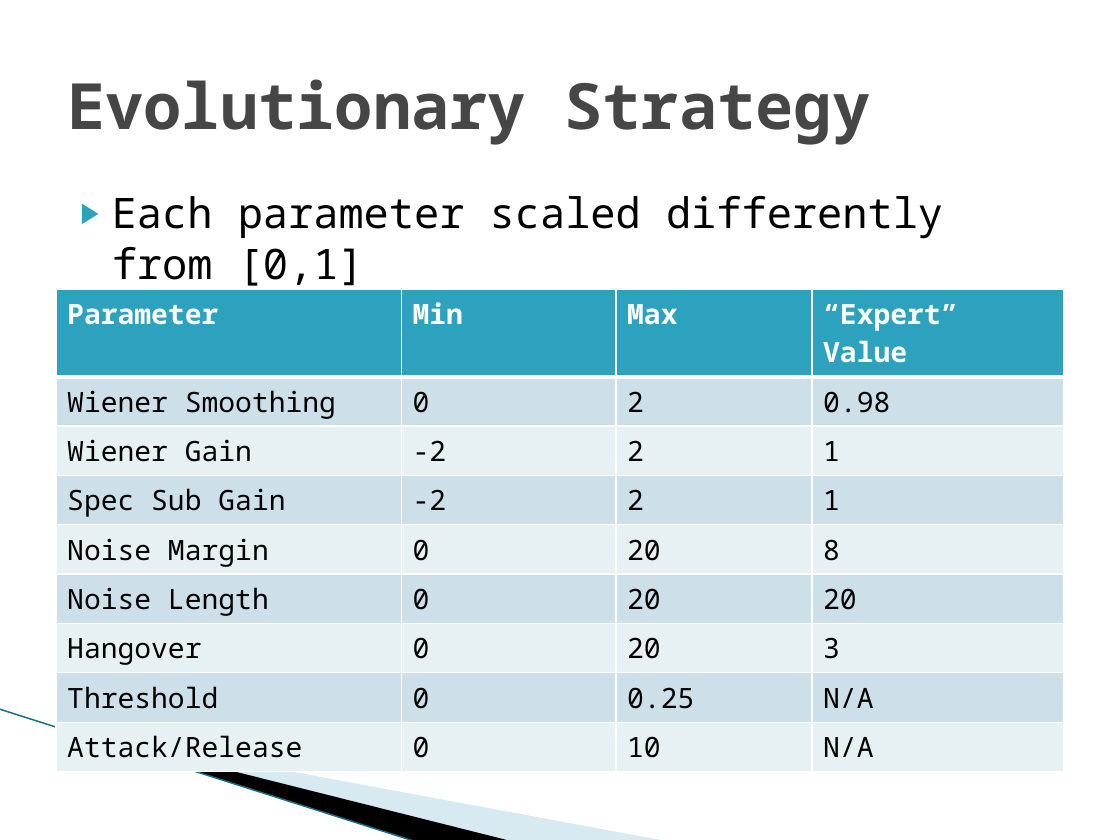
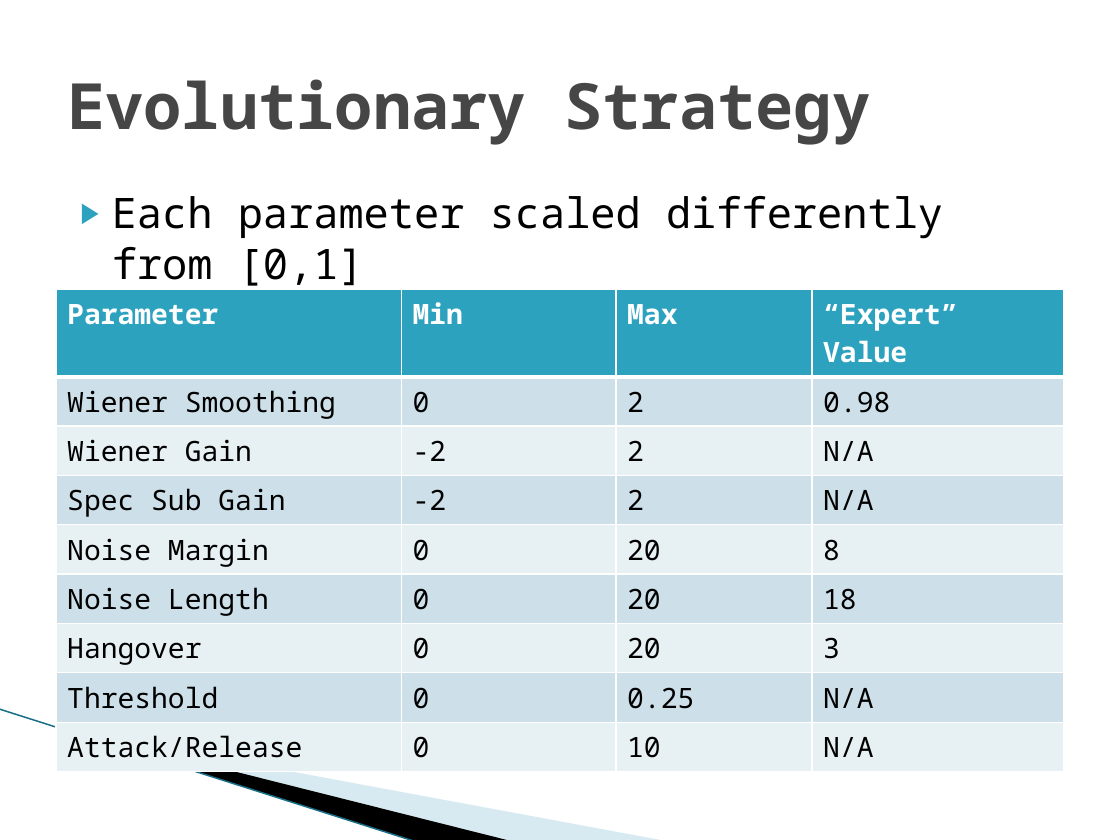
Before and after one commit to vfasburg/cse_848, a slide deck: slide 10 of project/848_Project_Presentation_Fasburg_Thomas.pptx (slide 9 before the commit). Drawn at 1120x840 pixels with LibreOffice and Linux fonts; fonts in the diff are those of the drawing; background and template pictures are left out. Boxes give left, top, right and bottom in pixels: in the first picture for what was removed or moved away, otherwise in the second. Text is boxed around its words. In the diff, an @@ line names an element or a change of style, - is before the commit and + after.

Commit message:
Minor Slide Changes

```diff
--- a/project/848_Project_Presentation_Fasburg_Thomas.pptx
+++ b/project/848_Project_Presentation_Fasburg_Thomas.pptx
@@ table at box(56, 289, 1064, 762) @@
-row 3, column 4: 1
+row 3, column 4: N/A
-row 4, column 4: 1
+row 4, column 4: N/A
-row 6, column 4: 20
+row 6, column 4: 18
```
